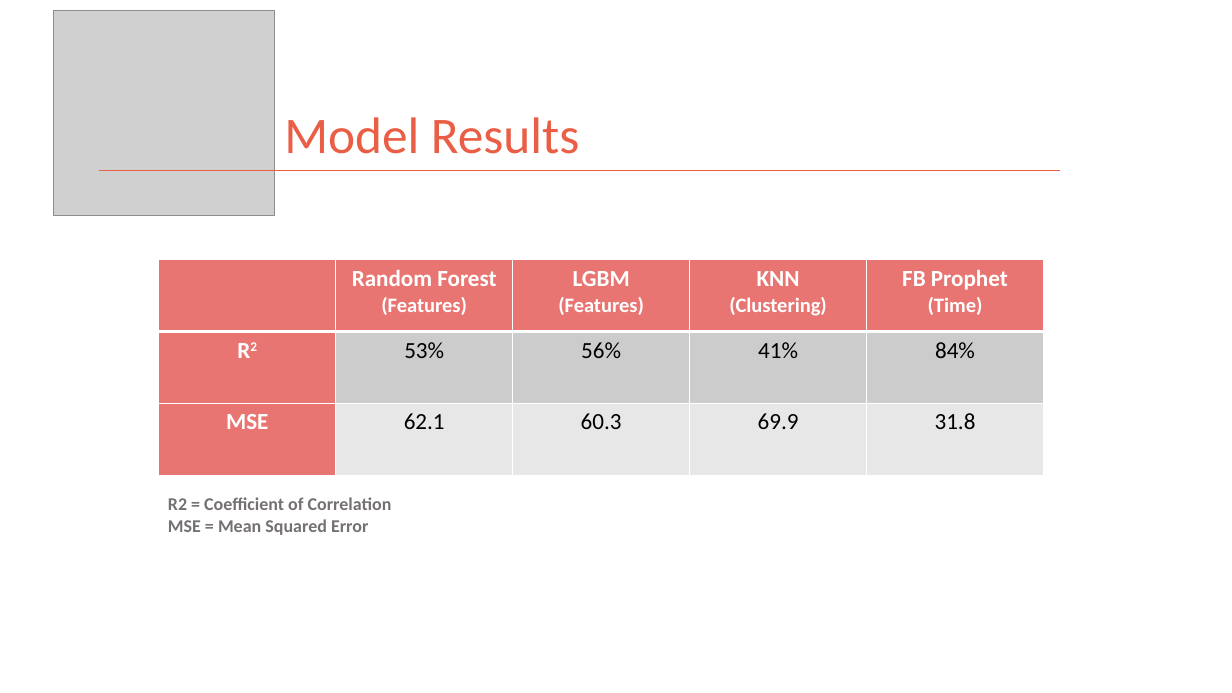
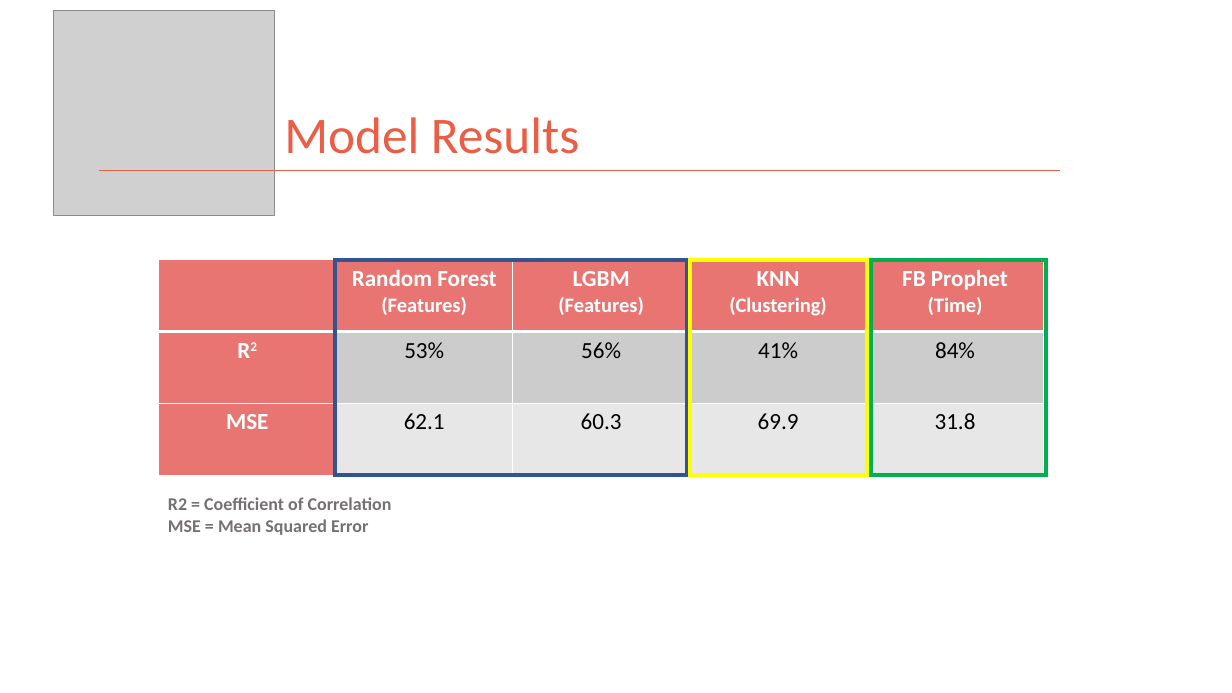
Before and after one commit to kman4/AirbnbPredictions, a slide deck: slide 14 of Airbnb Price Predictions (Model).pptx. Drawn at 1232x693 pixels with LibreOffice and Linux fonts; fonts in the diff are those of the drawing; grey boxes stand for pictures. Boxes give left, top, right and bottom in pixels: in the first picture for what was removed or moved away, otherwise in the second. Text is boxed around its words. In the diff, an @@ line names an element or a change of style, - is before the commit and + after.

Commit message:
update powerpoint

```diff
--- a/Airbnb Price Predictions (Model).pptx
+++ b/Airbnb Price Predictions (Model).pptx
@@ rectangle added at bbox=[335, 260, 687, 475], outline #325491 3 pt @@
@@ rectangle added at bbox=[690, 260, 868, 475], outline #FFFF00 3 pt @@
@@ rectangle added at bbox=[872, 260, 1046, 475], outline #00B050 3 pt @@
```
